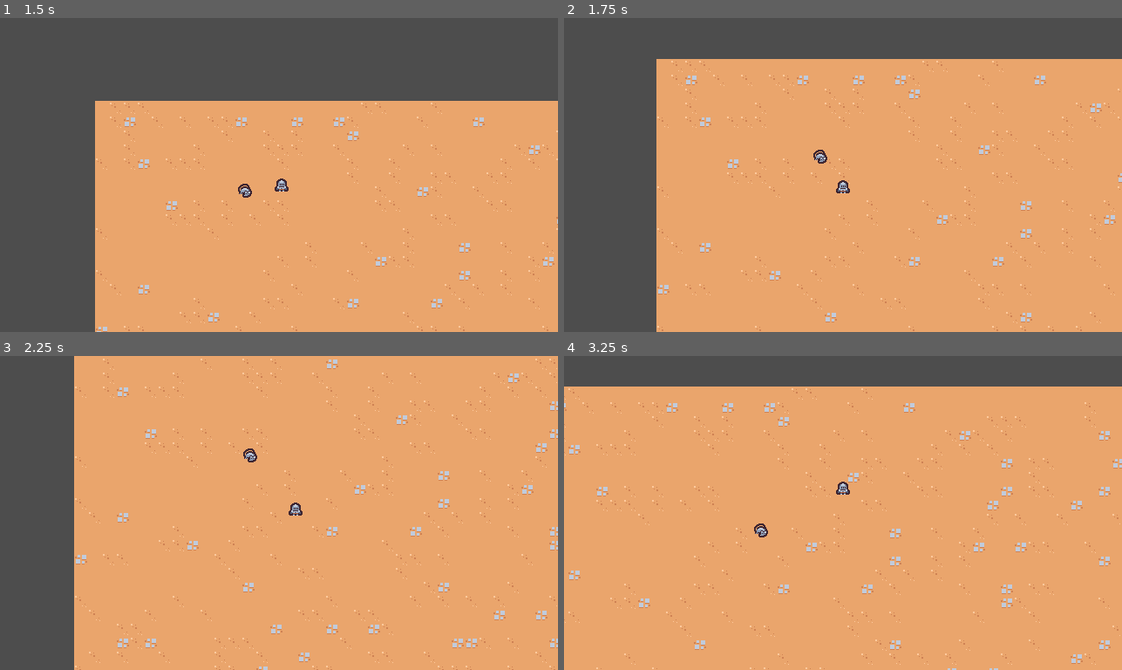
Above: before the commit, frames 1-4 (two rows, left to right).
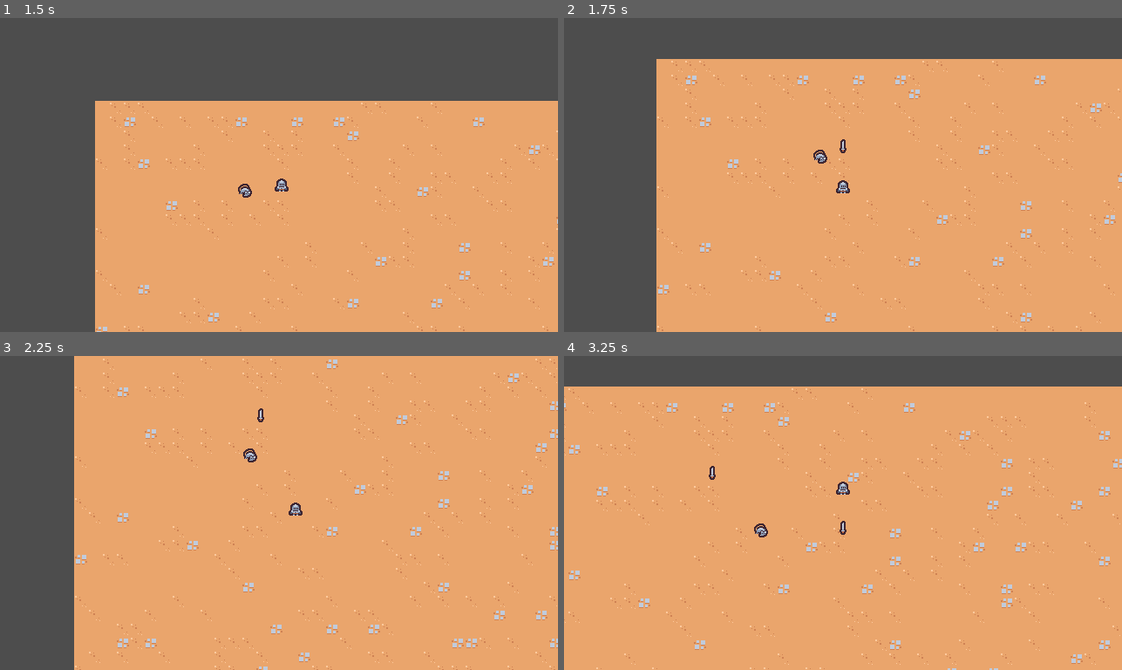
Above: after the commit, the same moments.

Repository: DevJac/godot_survivor_game_course
Game: Godot game, scene res://scenes/main/main.tscn
Same seed, same stepped clock (60 frames per second), same inputs: the game is played once before the commit and once after it.
Inputs:
- Up to frame 1 (1.5 s): hold D (move_right) 0.53-1.28 s; hold S (move_down) from 1.28 s (still down)
- Up to frame 2 (1.75 s): keep holding S (move_down)
- Up to frame 3 (2.25 s): release S (move_down) at 2.03 s; hold D (move_right) from 2.03 s (still down)
- Up to frame 4 (3.25 s): release D (move_right) at 2.78 s; hold W (move_up) from 2.78 s (still down)

Frame 1 is identical in both runs. In frame 2, less than 0.1% of the frame differs, in the area x 49-51%, y 38-44%; in frame 3, less than 0.1%; in frame 4, less than 0.1%, in the area x 25-51%, y 35-57%.

Commit message:
Begin sword ability, drop swords on ground

Diff:
--- /dev/null
+++ b/project/scenes/abilities/sword_ability/sword_ability.tscn
@@ -0,0 +1,9 @@
+[gd_scene load_steps=2 format=3 uid="uid://j6f51m0mokfx"]
+
+[ext_resource type="Texture2D" uid="uid://djf1b0ogndxmt" path="res://scenes/abilities/sword_ability/sword.png" id="1_8l10d"]
+
+[node name="SwordAbility" type="Node2D"]
+
+[node name="Sprite2D" type="Sprite2D" parent="."]
+position = Vector2(0, -8)
+texture = ExtResource("1_8l10d")
--- /dev/null
+++ b/project/scenes/abilities/sword_ability_controller/sword_ability_controller.gd
@@ -0,0 +1,13 @@
+extends Node
+
+
+@export var sword_ability: PackedScene
+
+
+func _ready() -> void:
+	$Timer.timeout.connect(func on_timer_timeout():
+		var sword_instance: Node2D = sword_ability.instantiate()
+		var player: Node2D = get_tree().get_first_node_in_group('player')
+		player.add_sibling(sword_instance)
+		sword_instance.global_position = player.global_position
+	)
--- /dev/null
+++ b/project/scenes/abilities/sword_ability_controller/sword_ability_controller.tscn
@@ -0,0 +1,12 @@
+[gd_scene load_steps=3 format=3 uid="uid://dsomx4ht8k4wm"]
+
+[ext_resource type="Script" path="res://scenes/abilities/sword_ability_controller/sword_ability_controller.gd" id="1_km4hu"]
+[ext_resource type="PackedScene" uid="uid://j6f51m0mokfx" path="res://scenes/abilities/sword_ability/sword_ability.tscn" id="2_a8k5u"]
+
+[node name="SwordAbilityController" type="Node"]
+script = ExtResource("1_km4hu")
+sword_ability = ExtResource("2_a8k5u")
+
+[node name="Timer" type="Timer" parent="."]
+wait_time = 1.5
+autostart = true
--- a/project/scenes/player/player.tscn
+++ b/project/scenes/player/player.tscn
@@ -1,7 +1,8 @@
-[gd_scene load_steps=4 format=3 uid="uid://da5bsjldwtm1j"]
+[gd_scene load_steps=5 format=3 uid="uid://da5bsjldwtm1j"]
 
 [ext_resource type="Texture2D" uid="uid://dyckowuktka1d" path="res://scenes/player/player.png" id="1_kq7dr"]
 [ext_resource type="Script" path="res://scenes/player/player.gd" id="1_n1tni"]
+[ext_resource type="PackedScene" uid="uid://dsomx4ht8k4wm" path="res://scenes/abilities/sword_ability_controller/sword_ability_controller.tscn" id="2_e73bb"]
 
 [sub_resource type="CircleShape2D" id="CircleShape2D_wgogk"]
 radius = 5.0
@@ -11,6 +12,10 @@
 collision_mask = 0
 script = ExtResource("1_n1tni")
 
+[node name="AbilityManager" type="Node" parent="."]
+
+[node name="SwordAbilityController" parent="AbilityManager" instance=ExtResource("2_e73bb")]
+
 [node name="Sprite2D" type="Sprite2D" parent="."]
 position = Vector2(0, -8)
 texture = ExtResource("1_kq7dr")
Binary file added: project/scenes/abilities/sword_ability/sword.png
Not shown, added: project/scenes/abilities/sword_ability/sword.png.import
